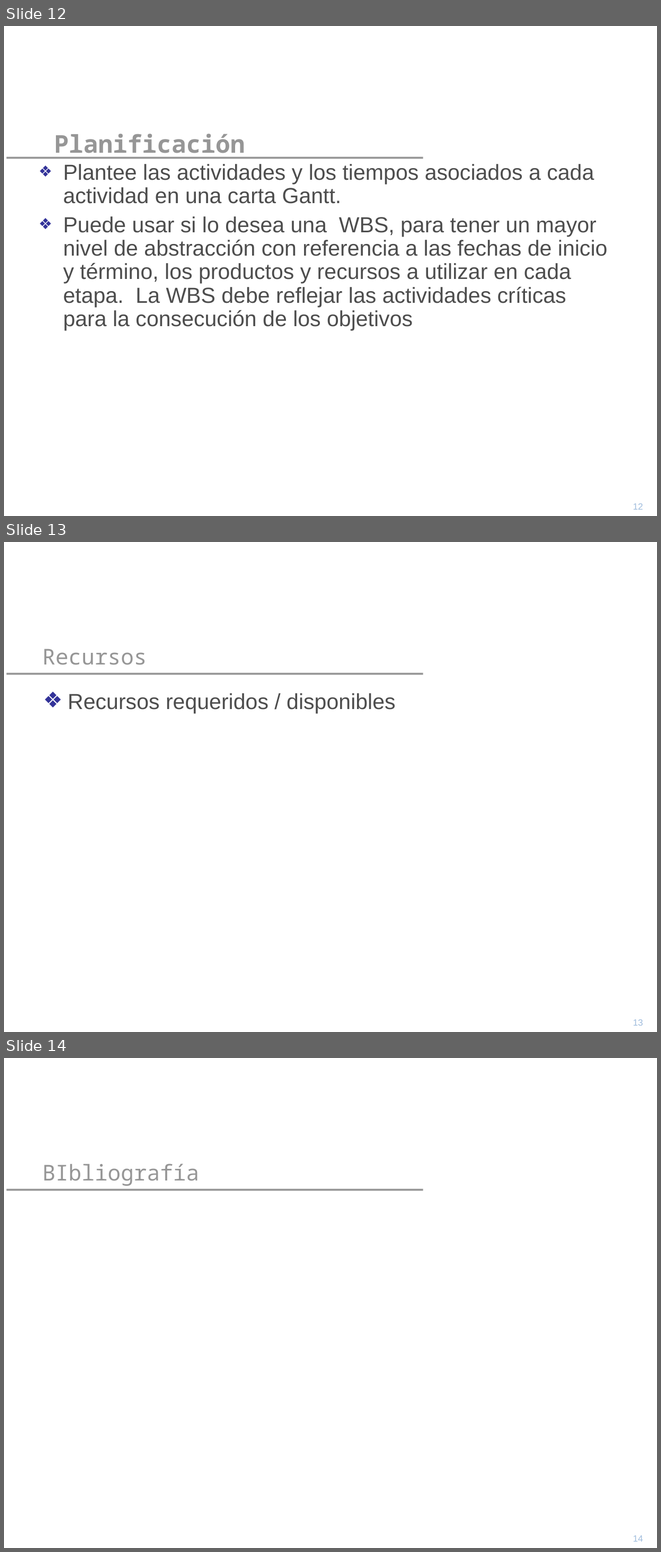
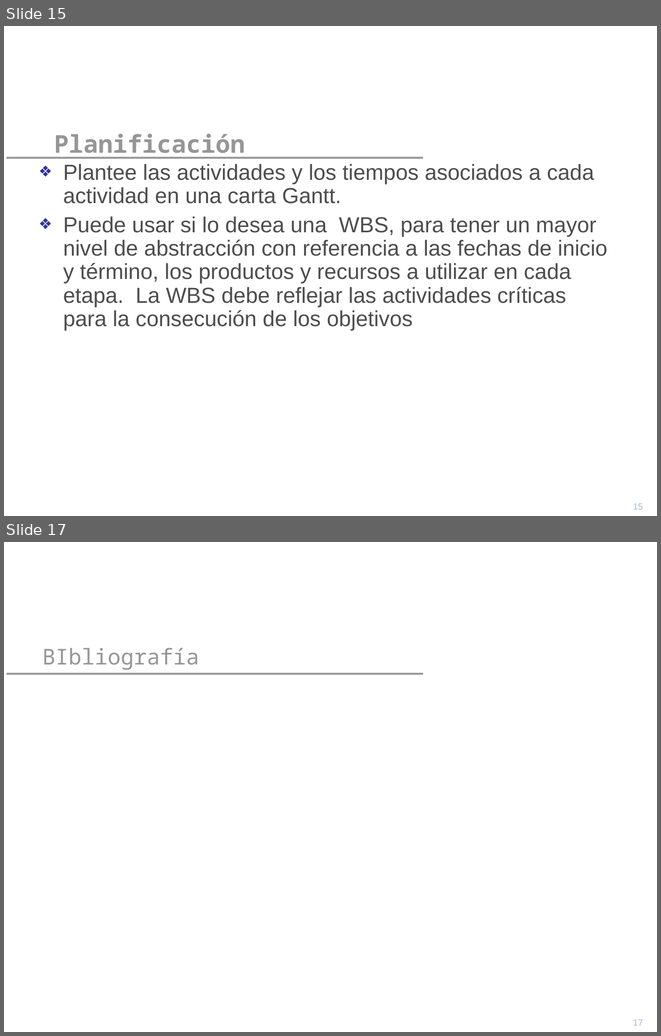
Before and after one commit to yano2h/TESIS, a slide deck: Informes/Propuesta/Precentacion_Propuesta.ppt. Shown one above the other, each under a label of ours: slides 12, 13 and 14 before the commit, slides 15 and 17 after it; the slides between them are not shown. The pictures are 661x1552 and 661x1036 pixels, drawn with LibreOffice and Linux fonts; fonts in the diff are those of the drawing; background and template pictures are left out. Boxes give left, top, right and bottom in pixels: in the first picture for what was removed or moved away, otherwise in the second. Text is boxed around its words. In the diff, an @@ line names an element or a change of style, - is before the commit and + after.

```diff
--- a/Informes/Propuesta/Precentacion_Propuesta.ppt
+++ b/Informes/Propuesta/Precentacion_Propuesta.ppt
@@ slide 13 removed at <box>4,542,657,1032</box>, background picture (left out); not listed: 1 template element that a slide beside it also shows @@
@@ title removed at <box>42,649,147,665</box> @@
-Recursos
@@ text removed at <box>68,693,395,713</box> @@
-❖ Recursos requeridos / disponibles
@@ page number removed at <box>633,1019,643,1025</box> @@
-13
@@ what was slide 12 is now slide 15 @@
@@ page number at <box>633,503,643,509</box>: text changed @@
-12
+15
@@ what was slide 14 is now slide 17 @@
@@ page number at <box>633,1019,643,1025</box>: text changed @@
-14
+17
```
Also in this commit, not shown: 1 slide changed, 8 slides added, 4 other slides removed.
